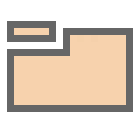
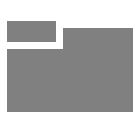
Layer changes from the first 140x140 image to the second:
painted on "Eingefügte Ebene" over [7, 21, 133, 112]
